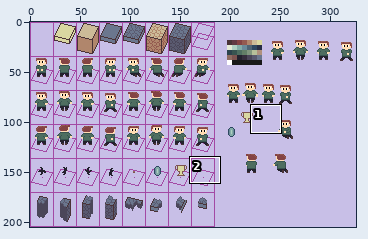
Sprite sheet, stored at images/tilesRaw.png. The picture above shows the old version from afar; the outline marks the close-up.
Close-up. Before:
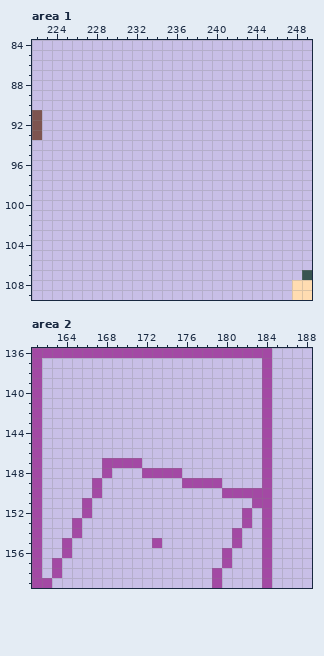
The file is 326x205 pixels. Shown: area 1: x 222..249, y 84..109; area 2: x 161..188, y 136..159.
After:
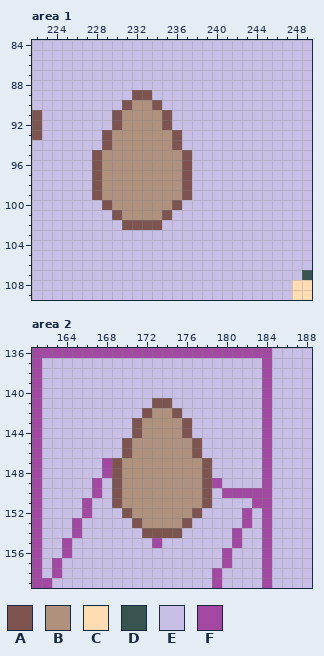
Palette (. is transparent): A #7d5450  B #b0917d  C #ffdcb1  D #385450  E #c8bfe7  F #a349a4
Diff:
Changed rows in their new state; - is an unchanged pixel.
Area 1:
first column x 228:
 89 ----AA----
 90 ---ABBA---
 91 --ABBBBA--
 92 --ABBBBA--
 93 -ABBBBBBA-
 94 -ABBBBBBA-
 95 ABBBBBBBBA
 96 ABBBBBBBBA
 97 ABBBBBBBBA
 98 ABBBBBBBBA
 99 ABBBBBBBBA
100 -ABBBBBBA-
101 --ABBBBA--
102 ---AAAA---
Area 2:
first column x 169:
141 ----AA----
142 ---ABBA---
143 --ABBBBA--
144 --ABBBBA--
145 -ABBBBBBA-
146 -ABBBBBBA-
147 ABBBBBBBBA
148 ABBBBBBBBA
149 ABBBBBBBBA
150 ABBBBBBBBA
151 ABBBBBBBBA
152 -ABBBBBBA-
153 --ABBBBA--
154 ---AAAA---
